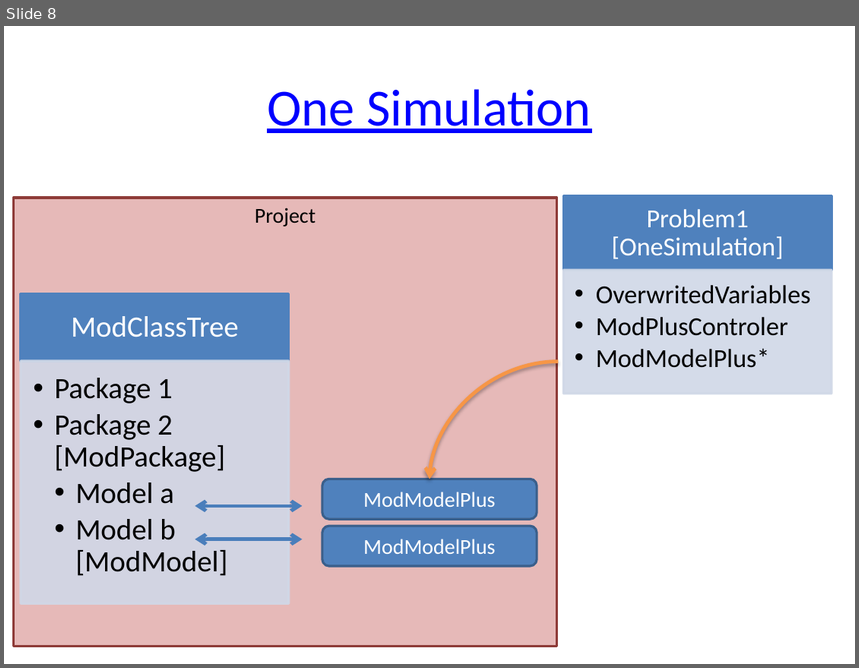
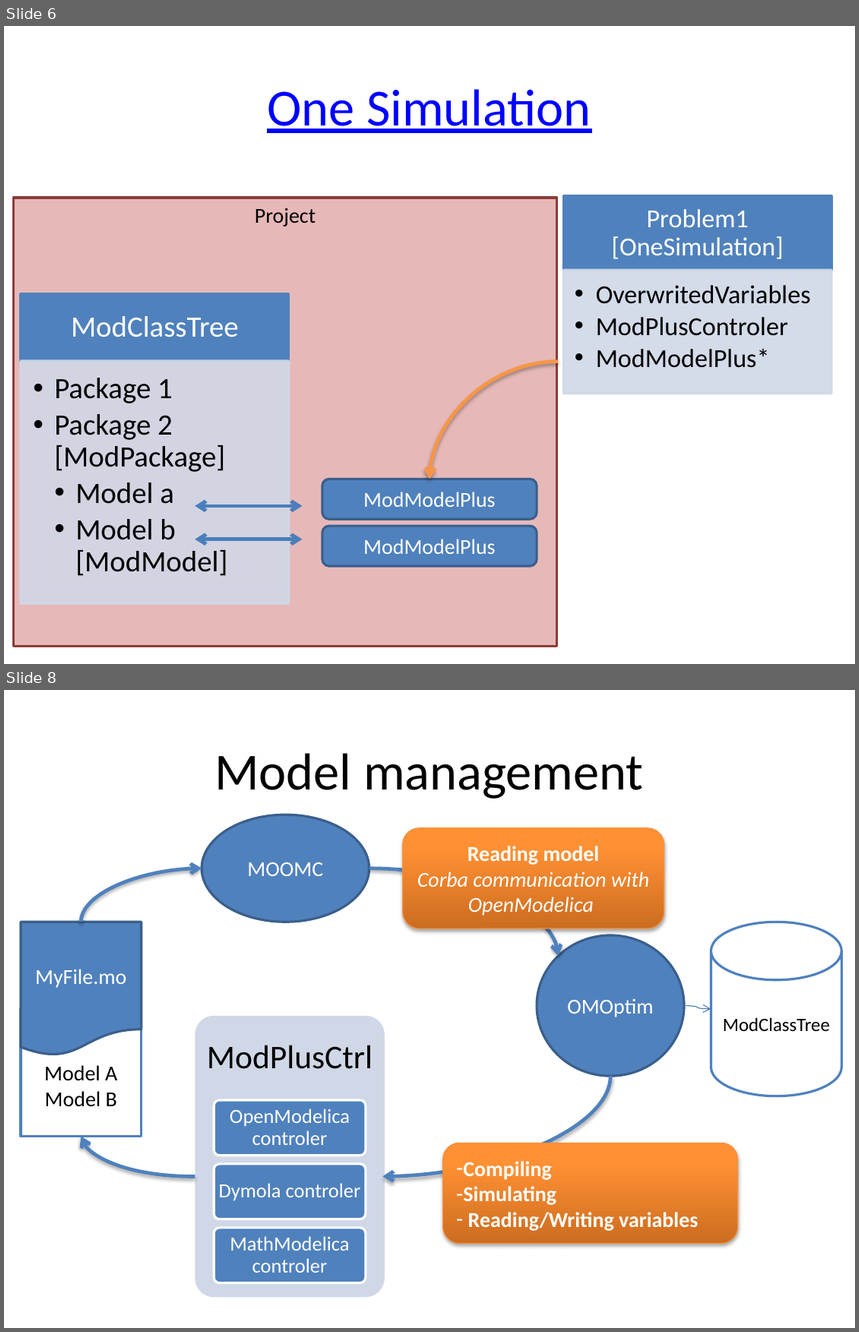
Before and after one commit to OpenModelica/OMOptim, a slide deck: OMOptim/Doc/HowProblemWorks.pptx. Shown one above the other, each under a label of ours: slide 8 before the commit, slides 6 and 8 after it; the slides between them are not shown. The pictures are 859x668 and 859x1332 pixels, drawn with LibreOffice and Linux fonts; fonts in the diff are those of the drawing. Boxes give left, top, right and bottom in pixels: in the first picture for what was removed or moved away, otherwise in the second. Text is boxed around its words. In the diff, an @@ line names an element or a change of style, - is before the commit and + after.

```diff
--- a/OMOptim/Doc/HowProblemWorks.pptx
+++ b/OMOptim/Doc/HowProblemWorks.pptx
@@ slide 8 added at [4,690,855,1328], background #FFFFFF @@
@@ title added at [215,753,644,799], 44 pt, text #000000 @@
+Model management
@@ ellipse added at [202,815,369,923], fill #4F81BD, outline #3A5F8C 2 pt, 18 pt, text #FFFFFF @@
+MOOMC
@@ rounded rectangle added at [403,828,664,929], fill gradient #CC6E20 to #FF9034 to #FF9136, outline #F69240 0.75 pt, 18 pt, text #FFFFFF, italic @@
+Reading model
+Corba communication with OpenModelica
@@ curved arrow added from (82, 923) to (202, 869), #4F81BD 3 pt @@
@@ curved arrow added from (369, 869) to (558, 957), #4F81BD 3 pt @@
@@ flow chart document added at [21,923,142,1056], fill #4F81BD, outline #3A5F8C 2 pt, 18 pt, text #FFFFFF @@
+MyFile.mo
@@ ellipse added at [537,935,684,1075], fill #4F81BD, outline #3A5F8C 2 pt, 18 pt, text #FFFFFF @@
+OMOptim
@@ cylinder added at [712,923,842,1097], fill #FFFFFF, outline #4F81BD 2 pt, 16 pt, text #000000 @@
+ModClassTree
@@ curved arrow added from (684, 1006) to (712, 1009), #4B7EBC 0.75 pt @@
@@ rectangle added at [21,1009,142,1137], fill #FFFFFF, outline #4F81BD 2 pt, 18 pt, text #000000 @@
+Model A
+Model B
@@ curved arrow added from (611, 1076) to (382, 1177), #4F81BD 3 pt @@
@@ curved arrow added from (195, 1177) to (82, 1137), #4F81BD 3 pt @@
@@ rounded rectangle added at [443,1143,737,1243], fill gradient #CC6E20 to #FF9034 to #FF9136, outline #F69240 0.75 pt, 18 pt, text #FFFFFF, bold @@
+– Compiling
+– Simulating
+– Reading/Writing variables
@@ group added at [195,1016,385,1298]: 4 rounded rectangles, 4 texts @@
+ModPlusCtrl
+OpenModelica controler
+Dymola controler
+MathModelica controler
@@ what was slide 8 is now slide 6 @@
```
Also in this commit, not shown: 3 slides changed, 27 other files.
